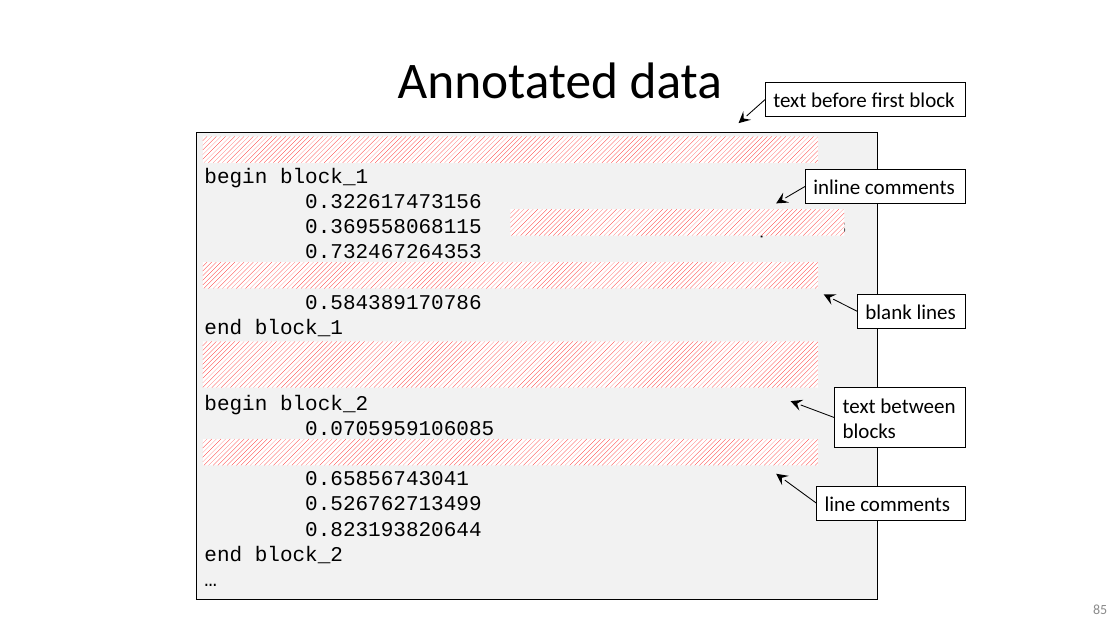
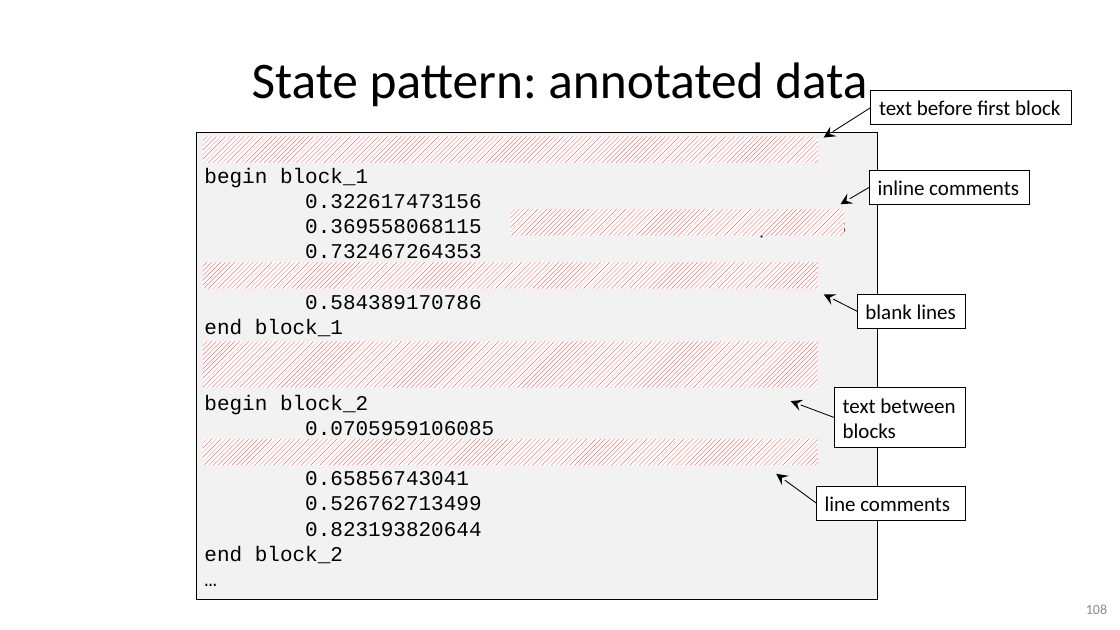
Before and after one commit to gjbex/Python-software-engineering, a slide deck: slide 108 of python_software_engineering.pptx (slide 85 before the commit). Drawn at 1120x630 pixels with LibreOffice and Linux fonts; fonts in the diff are those of the drawing. Boxes give left, top, right and bottom in pixels: in the first picture for what was removed or moved away, otherwise in the second. Text is boxed around its words. In the diff, an @@ line names an element or a change of style, - is before the commit and + after.

Commit message:
Add section on design patterns

```diff
--- a/python_software_engineering.pptx
+++ b/python_software_engineering.pptx
@@ title at <box>252,62,867,110</box>: text changed @@
-Annotated data
+State pattern: annotated data
@@ arrow moved from (765, 100) - (739, 124) to (871, 108) - (824, 138) @@
@@ rectangle "text before first block": place and size @@
-rectangle "text before first block" at <box>765,82,966,116</box>
+rectangle "text before first block" at <box>871,91,1072,124</box>
@@ rectangle "inline comments": place and size @@
-rectangle "inline comments" at <box>805,170,965,203</box>
+rectangle "inline comments" at <box>870,171,1030,204</box>
@@ arrow moved from (805, 187) - (776, 203) to (870, 187) - (840, 204) @@
@@ page number at <box>1086,604,1107,614</box>: text changed @@
-85
+108
```
Also in this commit, not shown: 11 other slides changed, 6 slides added.
